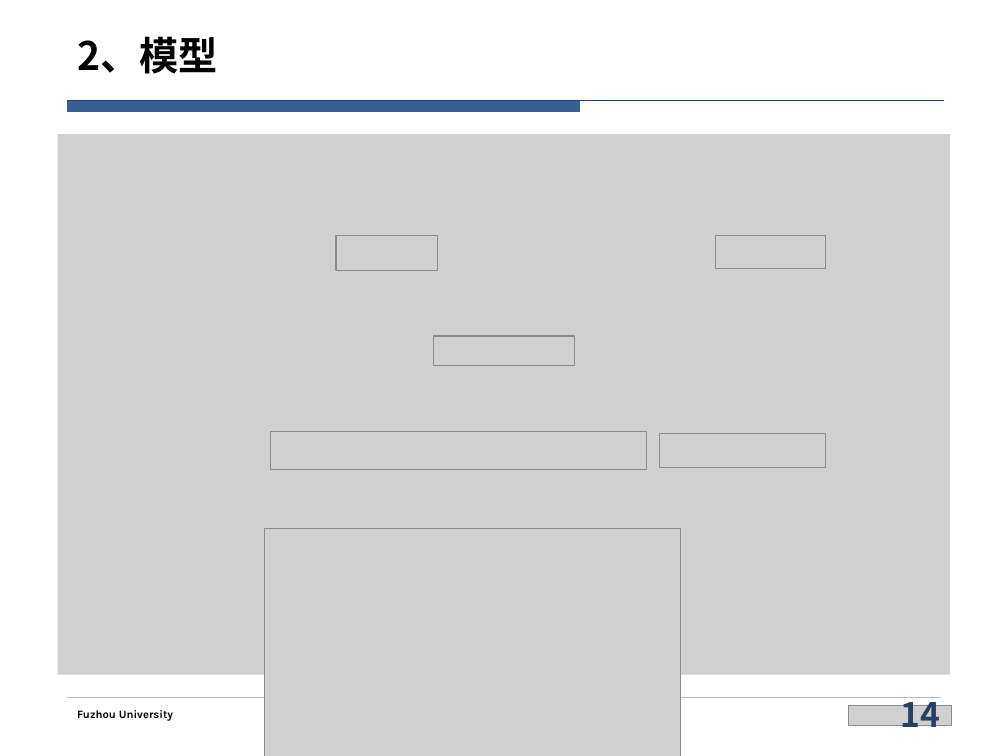
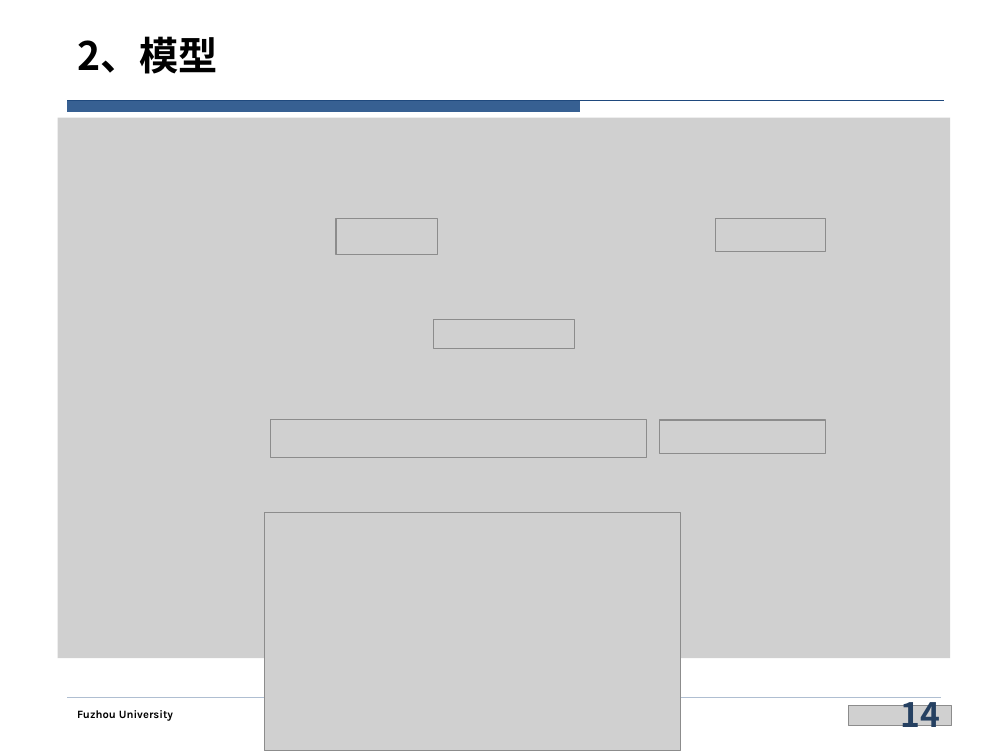
Before and after one commit to siberia0015/Paper-Report, a slide deck: slide 14 of 实验室/ConnectE/ConnectE.pptx. Drawn at 1008x756 pixels with LibreOffice and Linux fonts; fonts in the diff are those of the drawing; grey boxes stand for pictures; background and template pictures are left out. Boxes give left, top, right and bottom in pixels: in the first picture for what was removed or moved away, otherwise in the second. Text is boxed around its words. In the diff, an @@ line names an element or a change of style, - is before the commit and + after.

```diff
--- a/实验室/ConnectE/ConnectE.pptx
+++ b/实验室/ConnectE/ConnectE.pptx
@@ 6 pictures: place and size @@
-6 pictures at box(57, 134, 950, 756)
+6 pictures at box(57, 118, 950, 751)
@@ picture: place and size @@
-picture at box(271, 431, 647, 469)
+picture at box(271, 420, 647, 458)
```
Also in this commit, not shown: 3 other slides changed.
